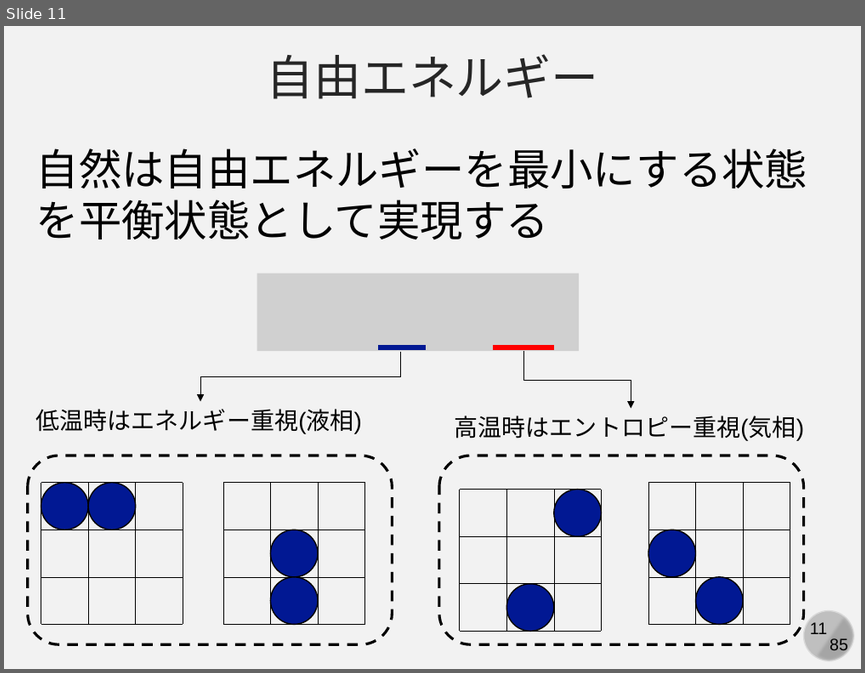
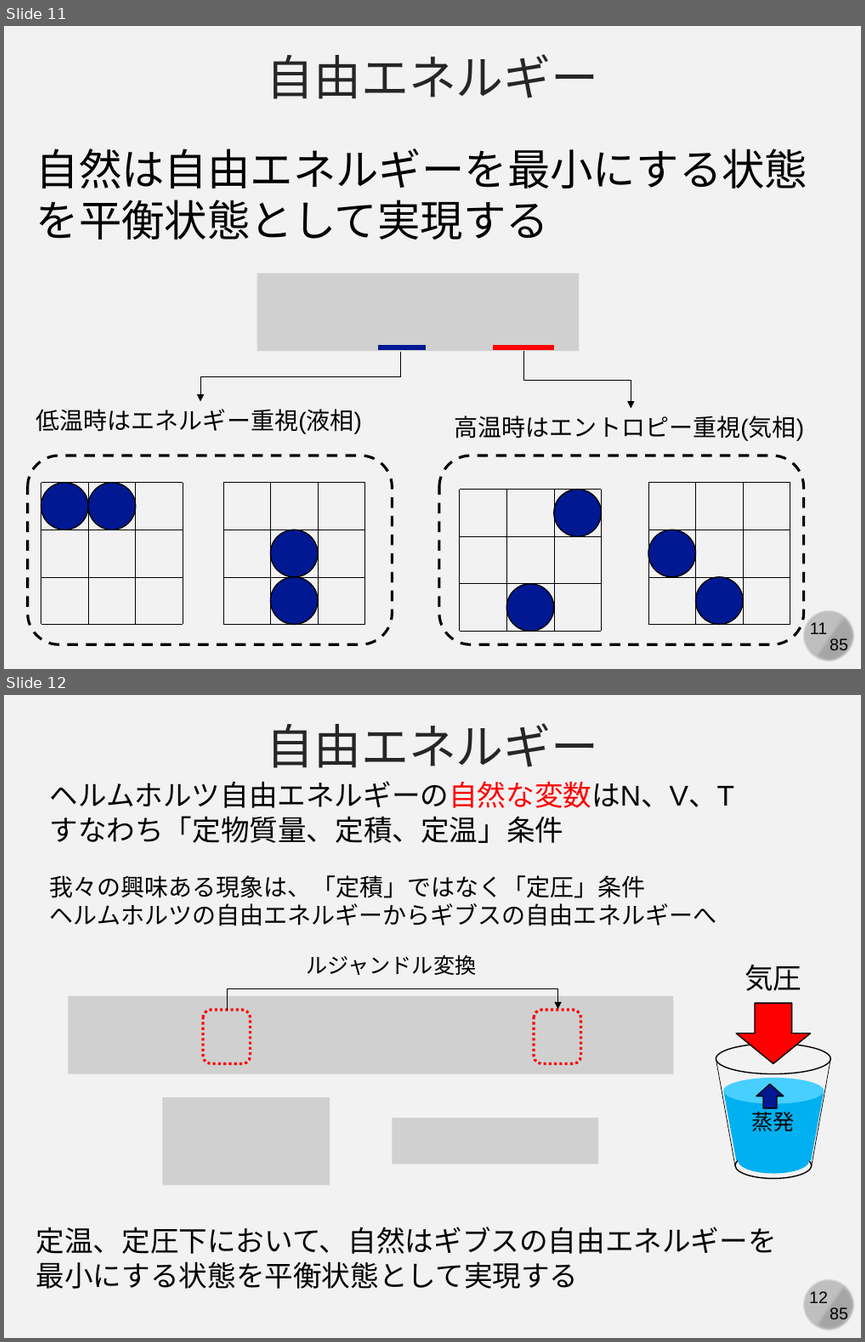
Before and after one commit to kaityo256/yamagata2022, a slide deck: 05_md_advanced/yamagata05.pptx. Shown one above the other, each under a label of ours: slide 11 before the commit, slides 11 and 12 after it. The pictures are 865x673 and 865x1342 pixels, drawn with LibreOffice and Linux fonts; fonts in the diff are those of the drawing; grey boxes stand for pictures. Boxes give left, top, right and bottom in pixels: in the first picture for what was removed or moved away, otherwise in the second. Text is boxed around its words. In the diff, an @@ line names an element or a change of style, - is before the commit and + after.

Commit message:
updates

```diff
--- a/05_md_advanced/yamagata05.pptx
+++ b/05_md_advanced/yamagata05.pptx
@@ slide 12 added at box(4, 695, 861, 1338), background #F2F2F2; not listed: 4 template elements that a slide beside it also shows @@
@@ text added at box(266, 723, 599, 768), 40 pt, text #262626 @@
+自由エネルギー
@@ text added at box(50, 781, 735, 843), 24 pt, text #000000 @@
+ヘルムホルツ自由エネルギーの自然な変数はN、V、T
+すなわち「定物質量、定積、定温」条件
@@ text added at box(50, 875, 717, 926), 20 pt, text #000000 @@
+我々の興味ある現象は、「定積」ではなく「定圧」条件
+ヘルムホルツの自由エネルギーからギブスの自由エネルギーへ
@@ text added at box(306, 954, 476, 975), 18 pt, text #000000 @@
+ルジャンドル変換
@@ text added at box(744, 964, 801, 991), 24 pt, text #000000 @@
+気圧
@@ picture added at box(69, 996, 674, 1074) @@
@@ elbow arrow added from (228, 1010) to (557, 1009), #000000 0.5 pt @@
@@ rounded rectangle added at box(203, 1009, 250, 1063), outline #FF0000 2.25 pt dashed @@
@@ rounded rectangle added at box(534, 1009, 580, 1063), outline #FF0000 2.25 pt dashed @@
@@ down arrow added at box(736, 1003, 811, 1063), fill #FF0000, outline #000000 1 pt @@
@@ picture added at box(162, 1097, 330, 1185) @@
@@ group added at box(716, 1043, 831, 1179): 4 ellipses, 2 lines, 1 trapezoid @@
@@ down arrow added at box(756, 1084, 783, 1108), fill #011893, outline #000000 1 pt @@
@@ picture added at box(392, 1117, 599, 1163) @@
@@ text added at box(751, 1107, 794, 1131), 18 pt, text #000000 @@
+蒸発
@@ text added at box(36, 1226, 777, 1288), 24 pt, text #000000 @@
+定温、定圧下において、自然はギブスの自由エネルギーを
+最小にする状態を平衡状態として実現する
```
Also in this commit, not shown: 4 other slides added.
